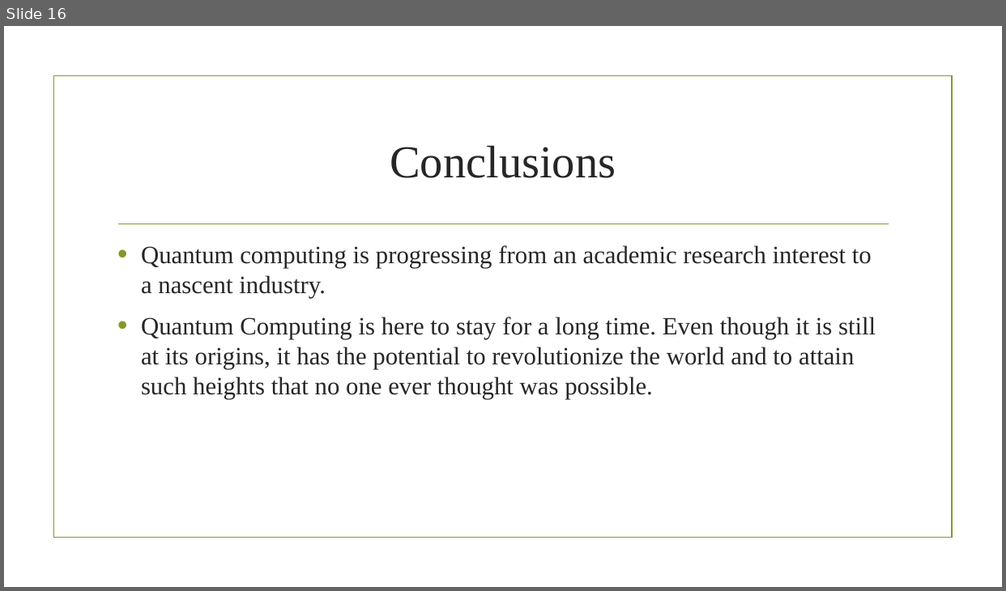
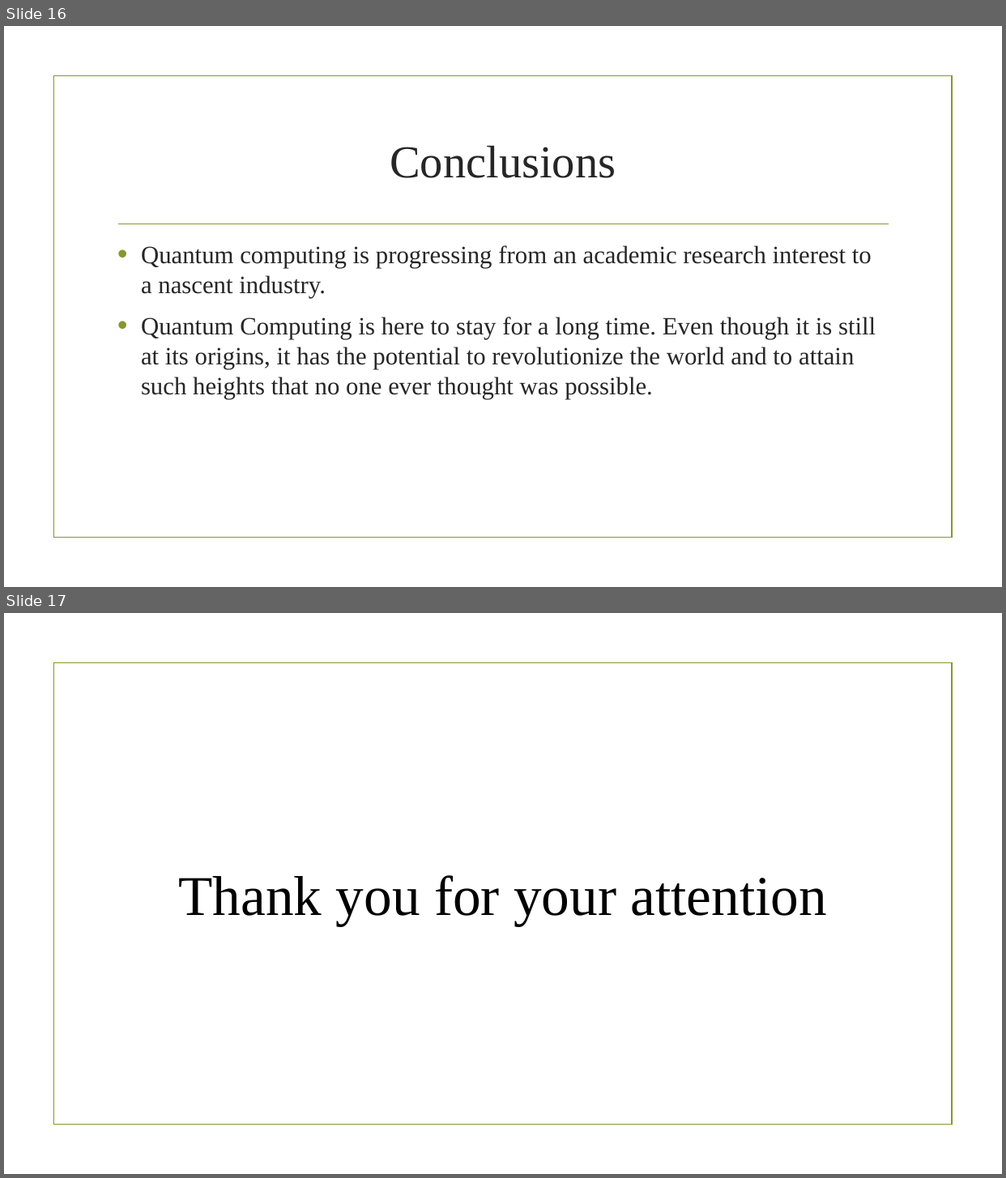
Before and after one commit to DmitriCojocari/InformaticaGenerala, a slide deck: Referat/QuantumProgrammingEnvironments.pptx. Shown one above the other, each under a label of ours: slide 16 before the commit, slides 16 and 17 after it. The pictures are 1006x591 and 1006x1178 pixels, drawn with LibreOffice and Linux fonts; fonts in the diff are those of the drawing; background and template pictures are left out. Boxes give left, top, right and bottom in pixels: in the first picture for what was removed or moved away, otherwise in the second. Text is boxed around its words. In the diff, an @@ line names an element or a change of style, - is before the commit and + after.

```diff
--- a/Referat/QuantumProgrammingEnvironments.pptx
+++ b/Referat/QuantumProgrammingEnvironments.pptx
@@ slide 17 added at [4,613,1002,1174], background picture (left out); not listed: 1 template element that a slide beside it also shows @@
@@ text added at [179,875,827,926], 54 pt, text #000000 @@
+Thank you for your attention
```
Also in this commit, not shown: 1 slide changed, 1 slide removed.
